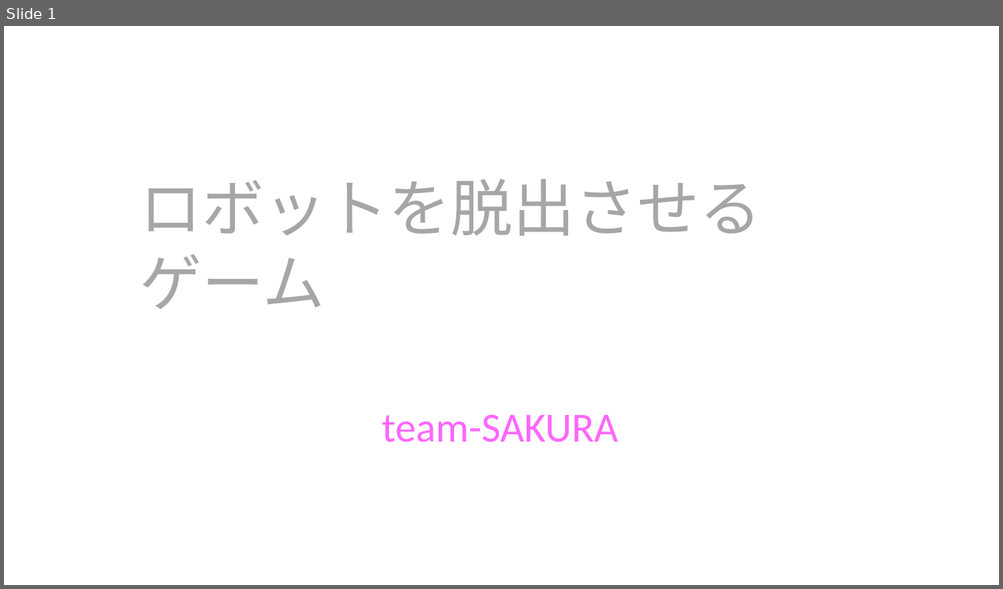
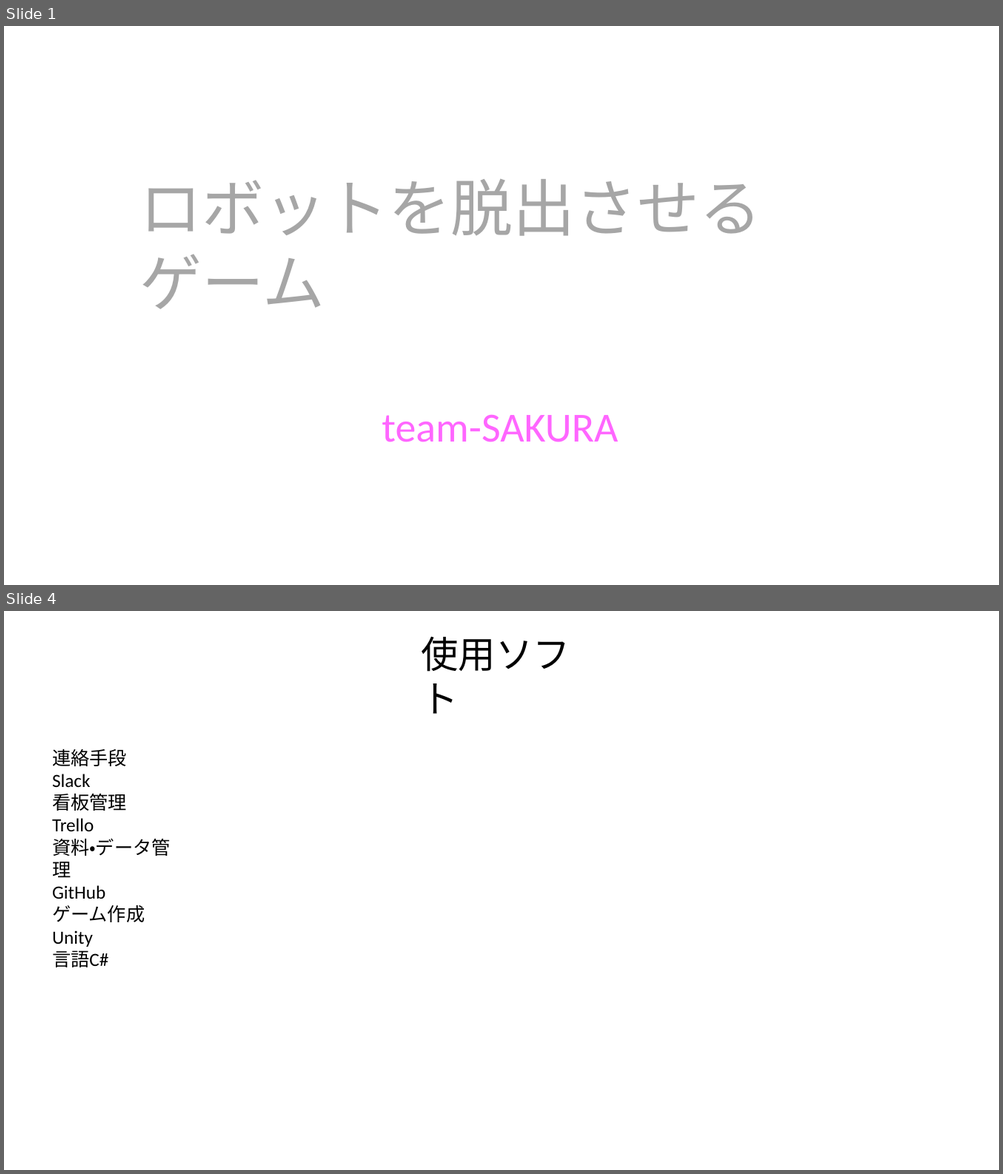
Before and after one commit to sakura2317/team-sakura, a slide deck: 櫻畑/資料/発表資料.pptx. Shown one above the other, each under a label of ours: slide 1 before the commit, slides 1 and 4 after it; the slides between them are not shown. The pictures are 1003x589 and 1003x1174 pixels, drawn with LibreOffice and Linux fonts; fonts in the diff are those of the drawing. Boxes give left, top, right and bottom in pixels: in the first picture for what was removed or moved away, otherwise in the second. Text is boxed around its words. In the diff, an @@ line names an element or a change of style, - is before the commit and + after.

Commit message:
発表資料作成

```diff
--- a/櫻畑/資料/発表資料.pptx
+++ b/櫻畑/資料/発表資料.pptx
@@ slide 4 added at [4,611,999,1170], background #FFFFFF @@
@@ text added at [421,636,570,714], 36 pt, text #000000 @@
+使用ソフト
@@ text added at [52,749,170,968], 18 pt, text #000000 @@
+連絡手段
+Slack
+看板管理
+Trello
+資料・データ管理
+GitHub
+ゲーム作成
+Unity
+言語C#
```
Also in this commit, not shown: 2 slides changed.
